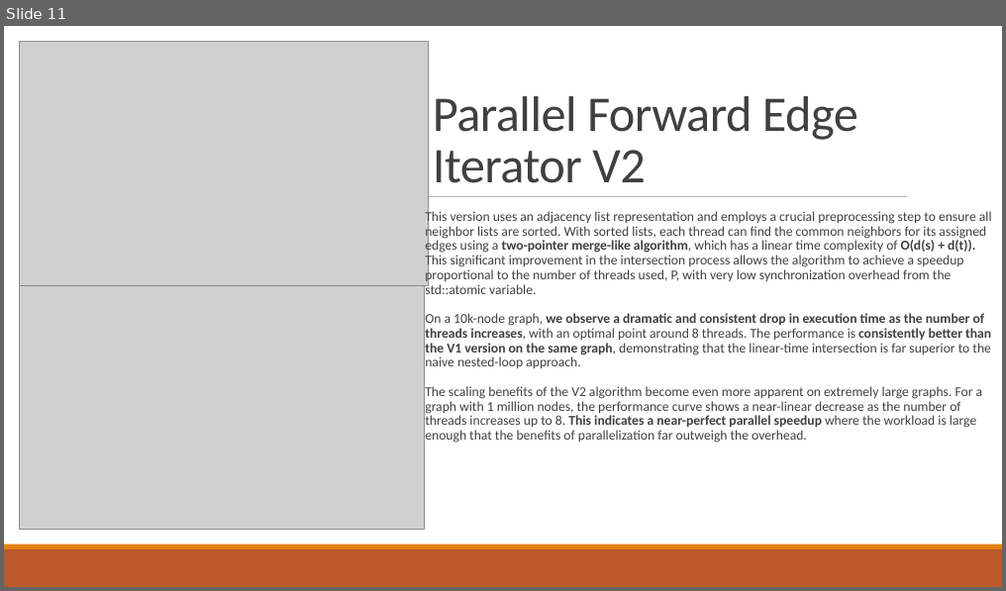
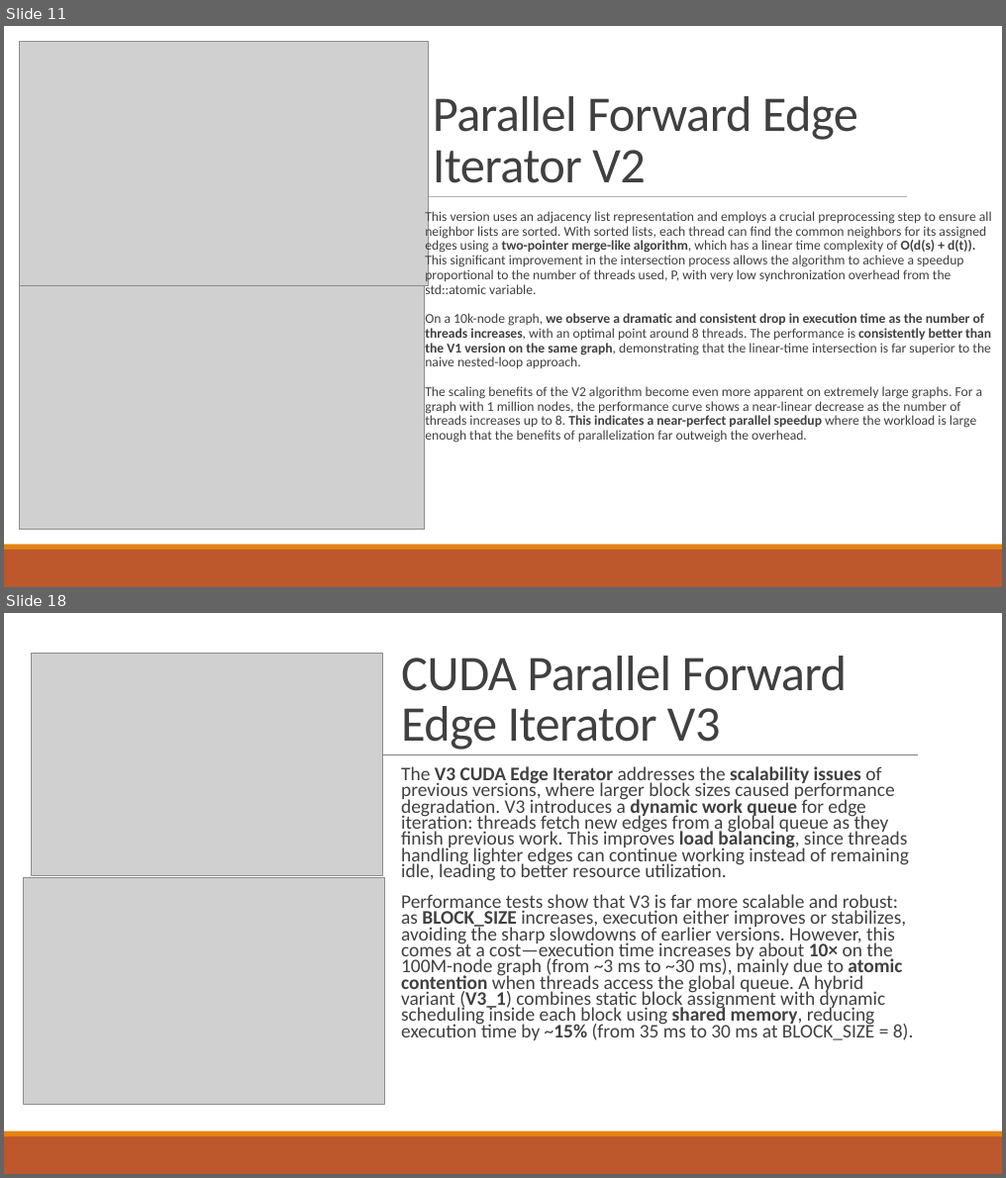
Before and after one commit to RiccardoRevalor/ParallelTriangleCounting, a slide deck: presentation.pptx. Shown one above the other, each under a label of ours: slide 11 before the commit, slides 11 and 18 after it; the slides between them are not shown. The pictures are 1006x591 and 1006x1178 pixels, drawn with LibreOffice and Linux fonts; fonts in the diff are those of the drawing; grey boxes stand for pictures. Boxes give left, top, right and bottom in pixels: in the first picture for what was removed or moved away, otherwise in the second. Text is boxed around its words. In the diff, an @@ line names an element or a change of style, - is before the commit and + after.

Commit message:
CUDA parallel edge added on presentation

```diff
--- a/presentation.pptx
+++ b/presentation.pptx
@@ slide 18 added at (x1=4, y1=613, x2=1002, y2=1174), background #FFFFFF @@
@@ picture added at (x1=31, y1=653, x2=383, y2=875) @@
@@ title added at (x1=401, y1=656, x2=847, y2=750), 48 pt, text #404040 @@
+CUDA Parallel Forward Edge Iterator V3
@@ line added from (102, 756) to (918, 756), #808080 0.5 pt @@
@@ text added at (x1=401, y1=766, x2=914, y2=1041), 18.5 pt, text #404040 @@
+  The V3 CUDA Edge Iterator addresses the scalability issues of previous versions, where larger block sizes caused performance degradation. V3 introduces a dynamic work queue for edge iteration: threads fetch new edges from a global queue as they finish previous work. This improves load balancing, since threads handling lighter edges can continue working instead of remaining idle, leading to better resource utilization.
+  Performance tests show that V3 is far more scalable and robust: as BLOCK_SIZE increases, execution either improves or stabilizes, avoiding the sharp slowdowns of earlier versions. However, this comes at a cost—execution time increases by about 10× on the 100M-node graph (from ~3 ms to ~30 ms), mainly due to atomic contention when threads access the global queue. A hybrid variant (V3_1) combines static block assignment with dynamic scheduling inside each block using shared memory, reducing execution time by ~15% (from 35 ms to 30 ms at BLOCK_SIZE = 8).
@@ picture added at (x1=24, y1=877, x2=384, y2=1105) @@
@@ rectangle added at (x1=4, y1=1137, x2=1002, y2=1174), fill #BD582C @@
@@ rectangle added at (x1=4, y1=1132, x2=1002, y2=1137), fill #E48312 @@
```
Also in this commit, not shown: 5 other slides added.
